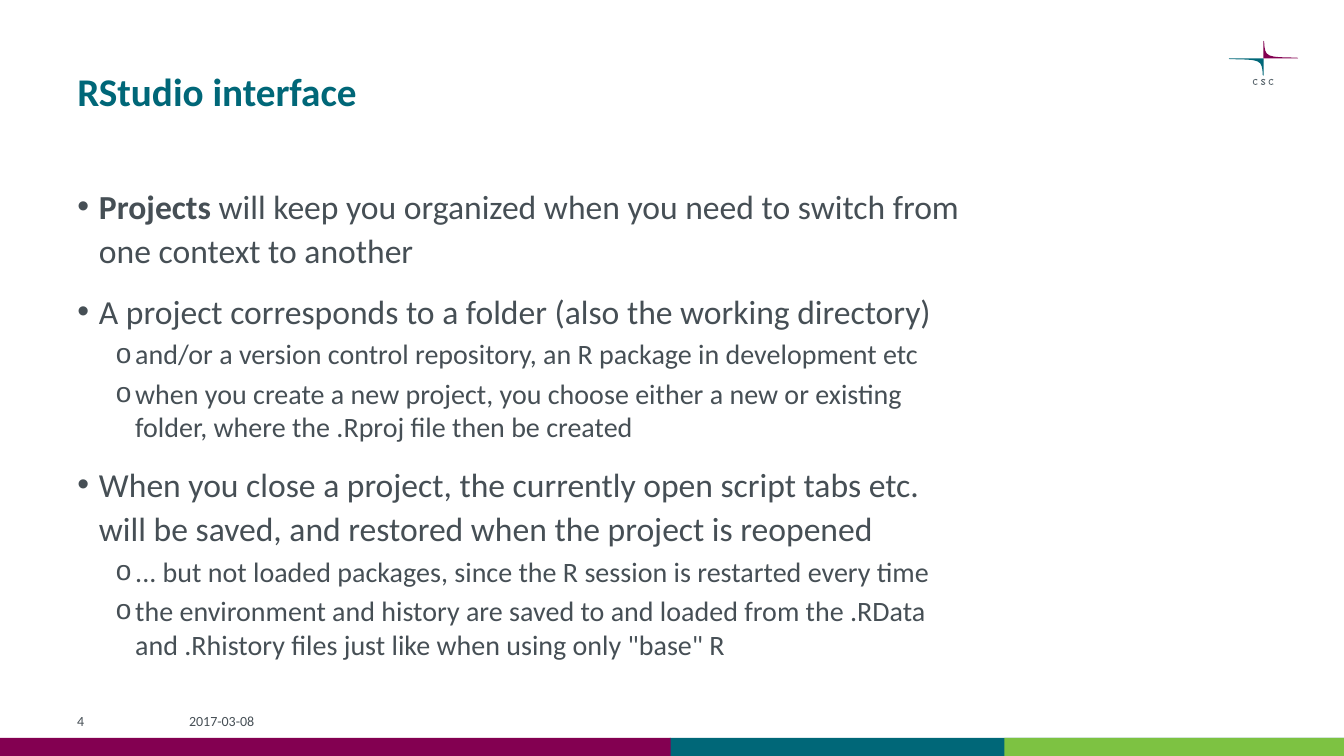
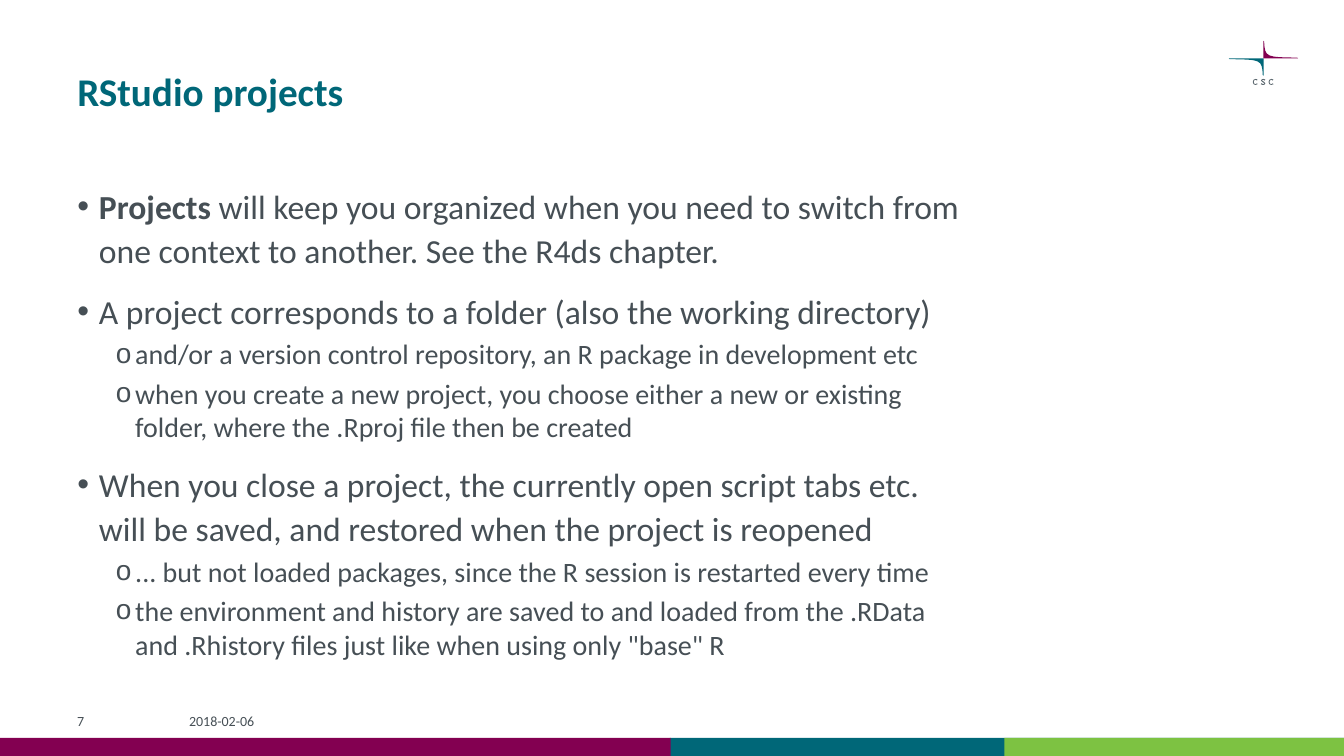
Before and after one commit to csc-training/wrangling-with-R, a slide deck: slide 7 of wrangling_with_r.pptx (slide 4 before the commit). Drawn at 1344x756 pixels with LibreOffice and Linux fonts; fonts in the diff are those of the drawing. Boxes give left, top, right and bottom in pixels: in the first picture for what was removed or moved away, otherwise in the second. Text is boxed around its words. In the diff, an @@ line names an element or a change of style, - is before the commit and + after.

```diff
--- a/wrangling_with_r.pptx
+++ b/wrangling_with_r.pptx
@@ title at box(77, 78, 344, 113): text changed @@
-RStudio interface
+RStudio projects
@@ text at box(99, 195, 959, 269): text changed @@
-• Projects will keep you organized when you need to switch from one context to another
+• Projects will keep you organized when you need to switch from one context to another. See the R4ds chapter.
@@ page number at box(77, 717, 84, 726): text changed @@
-4
+7
@@ text at box(189, 716, 254, 726): text changed @@
-2017-03-08
+2018-02-06
```
Also in this commit, not shown: 12 other slides changed, 21 slides added, 1 slide removed, 6 other files.
